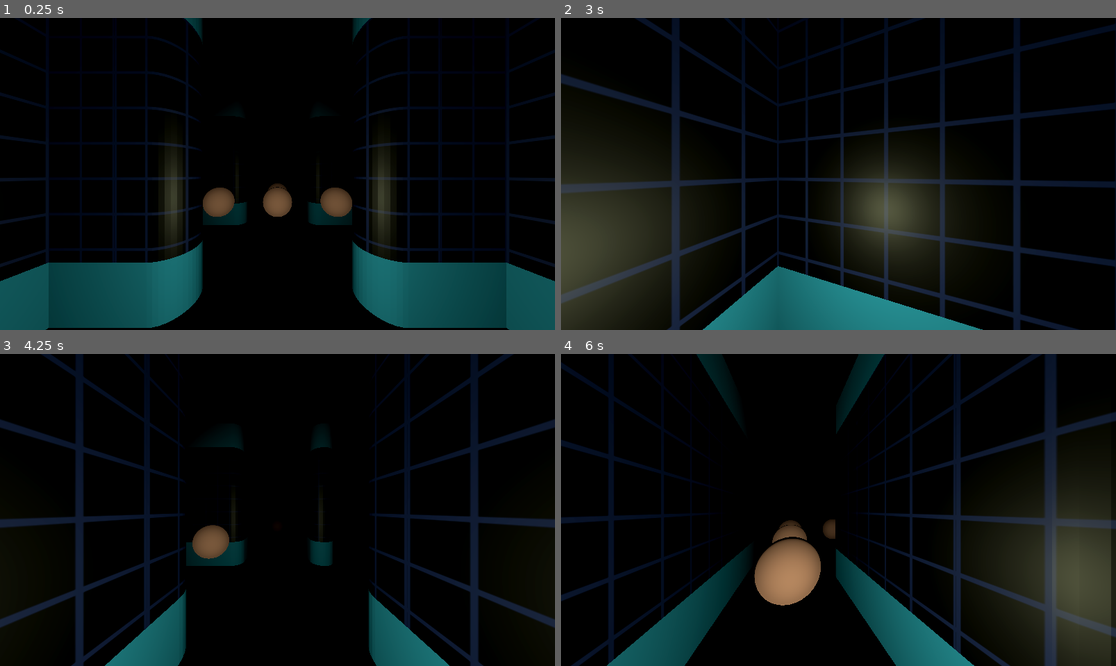
Above: before the commit, frames 1-4 (two rows, left to right).
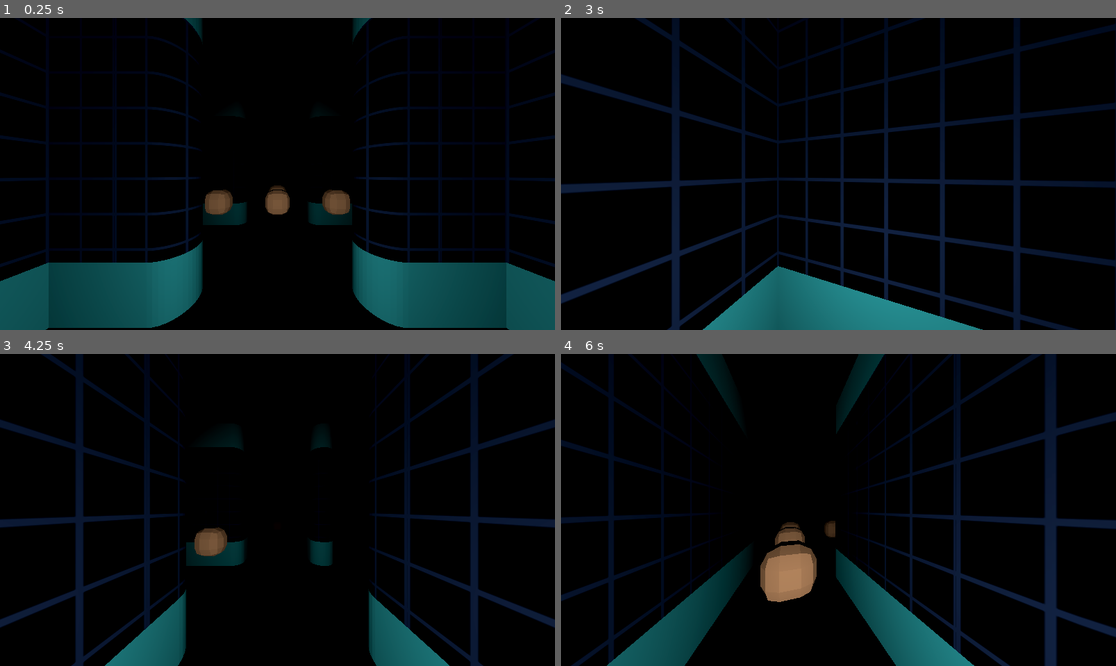
Above: after the commit, the same moments.

Repository: 21RM/Y4S1-JD-Packman
Game: Godot game, scene res://Scenes/World/world.tscn
Two runs of this game, one before a commit and one after it. Both use one fixed random seed, a clock stepped at 60 frames per second and the inputs below.
Inputs:
- Up to frame 1 (0.25 s): no input
- Up to frame 2 (3 s): hold D (move_right) 0.53-1.28 s; hold W (look_back) 0.53-1.28 s; hold S (move_backwards) 1.28-2.03 s; tap C (toggle_camera) at 1.35, 2.85 s; tap Enter at 2 s; hold W (look_back) 2.03-2.78 s; hold D (move_right) from 2.03 s (still down); tap Space at 2.75 s
- Up to frame 3 (4.25 s): release D (move_right) at 3.53 s; hold A (move_left) from 3.53 s (still down); hold W (look_back) from 3.53 s (still down)
- Up to frame 4 (6 s): release W (look_back) at 4.28 s; tap C (toggle_camera) at 4.35, 5.85 s; tap Enter at 5 s; release A (move_left) at 5.03 s; hold S (move_backwards) 5.03-5.78 s; hold W (look_back) 5.03-5.78 s; tap Space at 5.75 s; hold D (move_right) from 5.78 s (still down)

The runs differ from the first frame. In frame 1, 2.0% of the frame differs, in the area x 29-71%, y 42-74%; in frame 2, 16%, in the area x 0-71%, y 39-100%; in frame 3, 0.1%; in frame 4, 11%.

Commit message:
added some visuals

Diff:
--- a/Prototipes/3DPackman/3d-packman/Scenes/Dot/dot.tscn
+++ b/Prototipes/3DPackman/3d-packman/Scenes/Dot/dot.tscn
@@ -1,21 +1,15 @@
-[gd_scene load_steps=5 format=3 uid="uid://dljml16cjj0v8"]
+[gd_scene load_steps=4 format=3 uid="uid://dljml16cjj0v8"]
 
 [ext_resource type="Script" uid="uid://cgff2c2vppcq7" path="res://Scenes/Dot/dot.gd" id="1_40an7"]
-
-[sub_resource type="StandardMaterial3D" id="StandardMaterial3D_40an7"]
-albedo_color = Color(1, 0.72156864, 0.68235296, 1)
-
-[sub_resource type="SphereMesh" id="SphereMesh_qr6s5"]
-material = SubResource("StandardMaterial3D_40an7")
+[ext_resource type="PackedScene" uid="uid://cjdxx3pwghedd" path="res://Assets/Dots/dots.glb" id="2_f4m08"]
 
 [sub_resource type="SphereShape3D" id="SphereShape3D_qr6s5"]
 
 [node name="Dot" type="Node3D"]
 script = ExtResource("1_40an7")
 
-[node name="MeshInstance3D" type="MeshInstance3D" parent="."]
-transform = Transform3D(0.5, 0, 0, 0, 0.5, 0, 0, 0, 0.5, 0, 0.5, 0)
-mesh = SubResource("SphereMesh_qr6s5")
+[node name="dots" parent="." instance=ExtResource("2_f4m08")]
+transform = Transform3D(0.25, 0, 0, 0, 0.25, 0, 0, 0, 0.25, 0, 0.5, 0)
 
 [node name="Area3D" type="Area3D" parent="."]
 transform = Transform3D(0.5, 0, 0, 0, 0.5, 0, 0, 0, 0.5, 0, 0, 0)
--- a/Prototipes/3DPackman/3d-packman/Scenes/Ghost/ghost.gd
+++ b/Prototipes/3DPackman/3d-packman/Scenes/Ghost/ghost.gd
@@ -9,6 +9,9 @@
 
 var speed: float = 2.5
 var rotation_speed: float = 5.0
+var float_t: float = 0
+var float_frequency: float = 3
+var float_amplitude: float = 0.1
 
 var last_packman_cell: Vector2i
 
@@ -18,23 +21,36 @@
 var current_cell: Vector2i
 var next_cell: Vector2i
 
+@export var blinky_model: PackedScene
+@export var pinky_model: PackedScene
+@export var inky_model: PackedScene
+@export var clyde_model: PackedScene
+
 
 
 func set_ghost_type(type: int) -> void:
 	ghost_type = type
-	# Change Later
-	var color: Color = Color(1, 0, 0)
+	var ghost_model: Node3D
 	match ghost_type:
-		1: color = Color(1, 0, 0)
-		2: color = Color(1, 0.6, 1)
-		3: color = Color(0, 1, 1)
-		4: color = Color(1.0, 0.5, 0.0)
-		_: color = Color(0, 0, 0)
-	var mat: StandardMaterial3D = StandardMaterial3D.new()
-	mat.albedo_color =  color
-	$MeshInstance3D.set_surface_override_material(0, mat)
+		1:
+			ghost_model = blinky_model.instantiate()
+			$OmniLight3D.light_color = Color(1, 0, 0)
+		2:
+			ghost_model = pinky_model.instantiate()
+			$OmniLight3D.light_color = Color(1, 0.75, 1)
+		3:
+			ghost_model = inky_model.instantiate()
+			$OmniLight3D.light_color = Color(0, 1, 1)
+		4:
+			ghost_model = clyde_model.instantiate()
+			$OmniLight3D.light_color = Color(1, 0.75, 0.25)
+	ghost_model.scale = Vector3(0.45, 0.45, 0.45)
+	add_child(ghost_model)
+
+	set_cast_shadows_rec(ghost_model, GeometryInstance3D.SHADOW_CASTING_SETTING_OFF)
 
 func _physics_process(delta: float) -> void:
+	float_t += delta
 	current_cell = UtilsGrid.world_to_cell(global_position)
 	var target_cell: Vector2i = compute_target_cell()
 	var current_center: Vector3 = UtilsGrid.cell_to_world(current_cell)
@@ -44,7 +60,11 @@
 
 	move_to_next_cell(delta)
 	var target_yaw: float = atan2(-dir.x, -dir.y)
-	rotation.y = lerp_angle(rotation.y, target_yaw, rotation_speed*delta)
+	rotation.y = lerp_angle(rotation.y, target_yaw - PI/2, rotation_speed*delta)
+
+	# Vertical movement
+	var y_val: float = sin(float_t*float_frequency) * float_amplitude
+	position.y = 1 + y_val
 
 
 
@@ -135,8 +155,10 @@
 		print("U died noob")
 
 
-
-
+func set_cast_shadows_rec(node: Node, mode: int) -> void:
+	for c in node.get_children():
+		if c is GeometryInstance3D:
+			c.cast_shadow = mode
 
 #================= FUNCTIONS NOT USED NOW BUT MAY BE USED LATER =================#
 
--- a/Prototipes/3DPackman/3d-packman/Scenes/Ghost/ghost.tscn
+++ b/Prototipes/3DPackman/3d-packman/Scenes/Ghost/ghost.tscn
@@ -1,34 +1,32 @@
-[gd_scene load_steps=6 format=3 uid="uid://dw73d6bs83wdf"]
+[gd_scene load_steps=7 format=3 uid="uid://dw73d6bs83wdf"]
 
 [ext_resource type="Script" uid="uid://cl0la3gq3eiyb" path="res://Scenes/Ghost/ghost.gd" id="1_vcqer"]
+[ext_resource type="PackedScene" uid="uid://yr38v0e0ex4x" path="res://Assets/Ghosts/Blinky.glb" id="2_vthiq"]
+[ext_resource type="PackedScene" uid="uid://d4c36k78wly2v" path="res://Assets/Ghosts/Pinky.glb" id="3_w822j"]
+[ext_resource type="PackedScene" uid="uid://b0jr72bgd40ni" path="res://Assets/Ghosts/Clyde.glb" id="4_h7c6n"]
+[ext_resource type="PackedScene" uid="uid://cgvl681lito05" path="res://Assets/Ghosts/Inky.glb" id="4_kc1xa"]
 
 [sub_resource type="CapsuleShape3D" id="CapsuleShape3D_2oj78"]
-
-[sub_resource type="StandardMaterial3D" id="StandardMaterial3D_vqxqe"]
-albedo_color = Color(1, 0, 0, 1)
-
-[sub_resource type="CapsuleMesh" id="CapsuleMesh_vcqer"]
-material = SubResource("StandardMaterial3D_vqxqe")
-
-[sub_resource type="SphereMesh" id="SphereMesh_vcqer"]
 
 [node name="Ghost" type="Area3D"]
 collision_layer = 2
 script = ExtResource("1_vcqer")
+blinky_model = ExtResource("2_vthiq")
+pinky_model = ExtResource("3_w822j")
+inky_model = ExtResource("4_kc1xa")
+clyde_model = ExtResource("4_h7c6n")
 
 [node name="CollisionShape3D" type="CollisionShape3D" parent="."]
+visible = false
 shape = SubResource("CapsuleShape3D_2oj78")
 
-[node name="MeshInstance3D" type="MeshInstance3D" parent="."]
-mesh = SubResource("CapsuleMesh_vcqer")
-
-[node name="Eye" type="MeshInstance3D" parent="."]
-transform = Transform3D(0.4, 0, 0, 0, 0.4, 0, 0, 0, 0.4, 0.18, 0.525, -0.33)
-mesh = SubResource("SphereMesh_vcqer")
-
-[node name="Eye2" type="MeshInstance3D" parent="."]
-transform = Transform3D(0.4, 0, 0, 0, 0.4, 0, 0, 0, 0.4, -0.18, 0.525, -0.33)
-mesh = SubResource("SphereMesh_vcqer")
-skeleton = NodePath("../Eye")
+[node name="OmniLight3D" type="OmniLight3D" parent="."]
+light_color = Color(1, 0, 0, 1)
+light_energy = 0.5
+light_specular = 0.1
+shadow_enabled = true
+shadow_bias = 0.05
+shadow_normal_bias = 2.0
+shadow_blur = 2.0
 
 [connection signal="body_entered" from="." to="." method="_on_body_entered"]
--- a/Prototipes/3DPackman/3d-packman/Scenes/Player/packman.gd
+++ b/Prototipes/3DPackman/3d-packman/Scenes/Player/packman.gd
@@ -13,6 +13,7 @@
 # cell that packman is ocuppying right now
 var current_center: Vector3 = Vector3.ZERO
 # world position of the center of the cell packman is currently occupying
+
 
 
 func _physics_process(delta: float) -> void:
--- a/Prototipes/3DPackman/3d-packman/Scenes/Player/packman.tscn
+++ b/Prototipes/3DPackman/3d-packman/Scenes/Player/packman.tscn
@@ -39,4 +39,8 @@
 [node name="OmniLight3D" type="OmniLight3D" parent="."]
 light_color = Color(0.9237858, 0.9505798, 0.7212385, 1)
 light_energy = 0.5
+light_specular = 0.0
 omni_range = 4.0
+
+[node name="Camera3D" type="Camera3D" parent="."]
+transform = Transform3D(1, 0, 0, 0, -4.371139e-08, 1, 0, -1, -4.371139e-08, 0, 5, 0)
--- a/Prototipes/3DPackman/3d-packman/Scenes/World/Walls/wall.gd
+++ b/Prototipes/3DPackman/3d-packman/Scenes/World/Walls/wall.gd
@@ -17,6 +17,7 @@
 			neighbors.append(-1)
 	var surrounding_walls_count: int = neighbors.count(1)
 	var wall_center: Node3D = get_wall_center(neighbors, surrounding_walls_count)
+	prep_wall_piece(wall_center)
 	add_child(wall_center)
 	var wall_sides: Array[Node3D] = get_wall_sides(neighbors)
 	for wall_side_inst in wall_sides:
@@ -59,12 +60,18 @@
 				return wall_center
 			elif second_1 - first_1 == 3:
 				var wall_center: Node3D = wall_center_bevel_1.instantiate()
-				wall_center.rotate_y(PI/2)
+				wall_center.rotate_y(-PI/2)
 				return wall_center
 			else:
 				return wall_center_bevel_0.instantiate()
 		_:
 			return wall_center_bevel_0.instantiate()
+
+
+func prep_wall_piece(wall: Node3D) -> void:
+	for c in wall.get_children():
+		if c is GeometryInstance3D:
+			c.cast_shadow = GeometryInstance3D.SHADOW_CASTING_SETTING_DOUBLE_SIDED
 
 
 func get_idx_in_array(array: Array[int], value: int, n: int) -> int:
--- a/Prototipes/3DPackman/3d-packman/Scenes/World/world.tscn
+++ b/Prototipes/3DPackman/3d-packman/Scenes/World/world.tscn
@@ -19,6 +19,8 @@
 
 [sub_resource type="Environment" id="Environment_l1hd3"]
 ambient_light_source = 1
+ambient_light_color = Color(1, 1, 1, 1)
+ambient_light_energy = 16.0
 glow_enabled = true
 
 [node name="World" type="Node3D"]
Binary file added: Prototipes/3DPackman/3d-packman/Assets/Dots/dots.glb
Not shown, added: Prototipes/3DPackman/3d-packman/Assets/Dots/dots.glb.import
Binary file added: Prototipes/3DPackman/3d-packman/Assets/Ghosts/Blinky.glb
Not shown, added: Prototipes/3DPackman/3d-packman/Assets/Ghosts/Blinky.glb.import
Binary file added: Prototipes/3DPackman/3d-packman/Assets/Ghosts/Clyde.glb
Not shown, added: Prototipes/3DPackman/3d-packman/Assets/Ghosts/Clyde.glb.import
Binary file added: Prototipes/3DPackman/3d-packman/Assets/Ghosts/Inky.glb
Not shown, added: Prototipes/3DPackman/3d-packman/Assets/Ghosts/Inky.glb.import
Binary file added: Prototipes/3DPackman/3d-packman/Assets/Ghosts/Pinky.glb
Not shown, added: Prototipes/3DPackman/3d-packman/Assets/Ghosts/Pinky.glb.import
